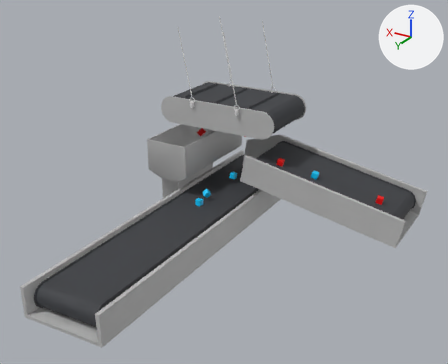
The FBX model Carcassonne-Unity/Assets/Game/machines/Models/overband.fbx: old version first, new version second.
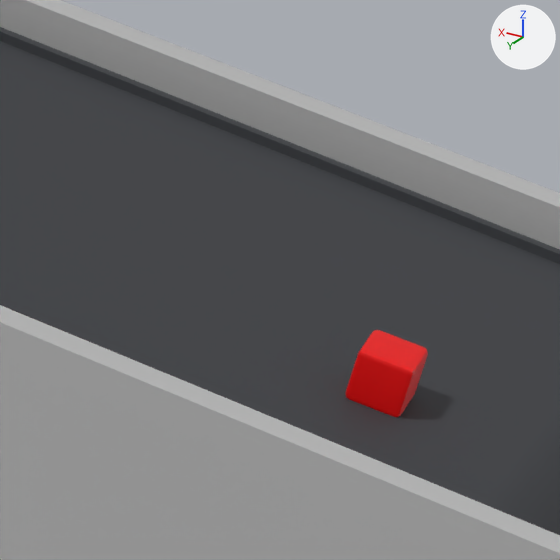
The first picture shows the older version from a 50 mm camera at (-34.7, 58.7, 33.9) aimed at (0.1, 0.7, 4.9). The close-ups show both versions on the part from 75% to 89% of the width and 44% to 61% of the height of that picture; other places that the commit changed are outside them. The lights are fixed; the arrows at upper right show +X, +Y and +Z. Where no turn or scale is listed for an object, it has been applied to the vertices.

Script lines for the objects in view, before the commit:
```python
me_mesh_020 = bpy.data.meshes.new('Mesh.020')
me_mesh_020.from_pydata([(-11.0, 0.2, -0.4), (10.4, 0.2, 3.7), (-11.0, -0.2, -0.4), (10.4, -0.2, 3.7), (11.0, 0.2, 0.4), (-10.4, 0.2, -3.7), (-10.4, -0.2, -3.7), (11.0, -0.2, 0.4)], [], [(1, 0, 2, 3), (4, 5, 0, 1), (5, 6, 2, 0), (6, 7, 3, 2), (7, 4, 1, 3), (4, 7, 6, 5)])
me_mesh_020.materials.append(mat_outsidebleu)  # grey #bcbcbc
me_mesh_021 = bpy.data.meshes.new('Mesh.021')
me_mesh_021.from_pydata(...)  # 178 vertices, 198 faces; spans x -10.3..10.3, y -4.1..4.1, z -3.2..3.2
me_mesh_021.materials.append(mat_tapis)  # black #3b3d42
me_mesh_028 = bpy.data.meshes.new('Mesh.028')
me_mesh_028.from_pydata(...)  # 56 vertices, 54 faces; spans x -50.0..50.0, y -50.0..50.0, z -50.0..50.0
me_mesh_028.materials.append(mat_dechetredmat)  # red #ee0000
ob_pcube13 = bpy.data.objects.new('pCube13', me_mesh_028)
ob_pcube13.location = (-15.4, -10.65, 1.76)
ob_pcube13.rotation_euler = (1.519, -0.194, 0.0559)  # degrees (87, -11, 3.2)
ob_pcube13.scale = (0.00803, 0.00803, 0.00803)
ob_pcylinder6 = bpy.data.objects.new('pCylinder6', me_mesh_021)
ob_pcylinder6.location = (-8.11, -12.75, 1.4)
ob_polysurface2 = bpy.data.objects.new('polySurface2', me_mesh_020)
ob_polysurface2.location = (-8.38, -17.85, 1.4)
# also in view: 'polySurface1' at (-8.3, -12.9, 1.2)
```
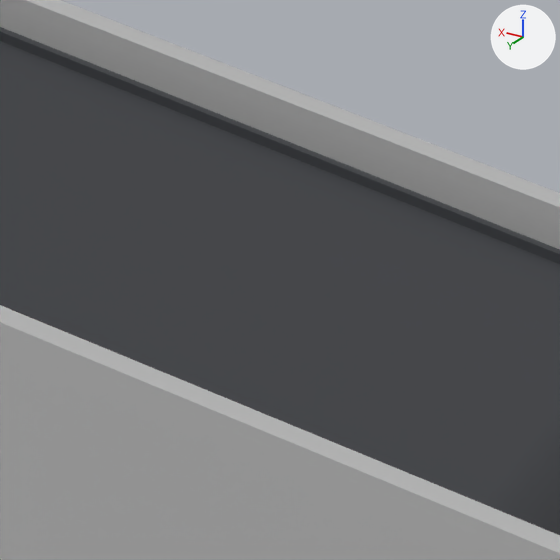
Patch to the scene script:
```diff
--- a/Carcassonne-Unity/Assets/Game/machines/Models/overband.fbx.py
+++ b/Carcassonne-Unity/Assets/Game/machines/Models/overband.fbx.py
@@ ob_pcube13 @@
 ob_pcube13 = bpy.data.objects.new('pCube13', me_mesh_028)
-ob_pcube13.location = (-15.4, -10.65, 1.76)
-ob_pcube13.rotation_euler = (1.519, -0.194, 0.0559)  # degrees (87, -11, 3.2)
-ob_pcube13.scale = (0.00803, 0.00803, 0.00803)
+ob_pcube13.parent = ob_cubes
+ob_pcube13.location = (1400.0, -734.9, 1045.0)
+ob_pcube13.rotation_euler = (-0.126, -0.24, 2.544)  # degrees (-7.2, -14, 146)
+ob_pcube13.scale = (0.803, 0.803, 0.803)
@@ ob_cubes @@
+ob_cubes = bpy.data.objects.new('cubes', None)
+ob_cubes.location = (0.0, 0.0, 0.0)
+ob_cubes.rotation_euler = (1.571, 0.0, 0.0)  # degrees (90, 0, 0)
+ob_cubes.scale = (0.01, 0.01, 0.01)
```

Where the change shows, as pixel boxes [x1, y1, x2, y2] in the close-ups (560 x 560 px):
'pCube13', moved, turned, rescaled (not visible afterwards)
    before: [345, 330, 428, 417]
